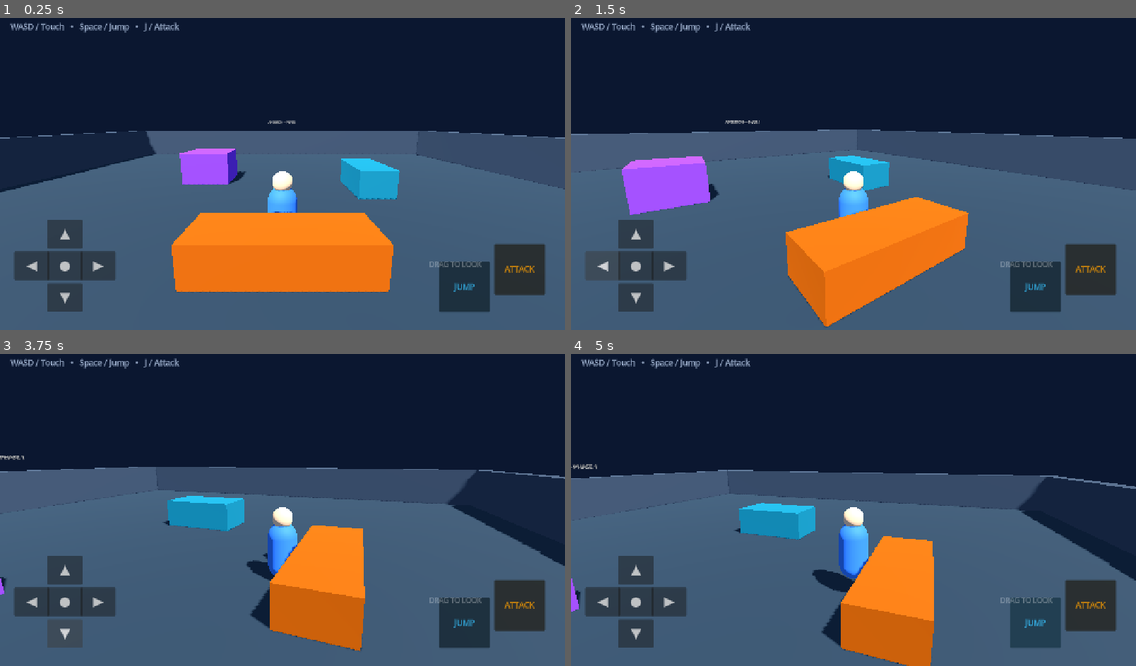
Above: before the commit, frames 1-4 (two rows, left to right).
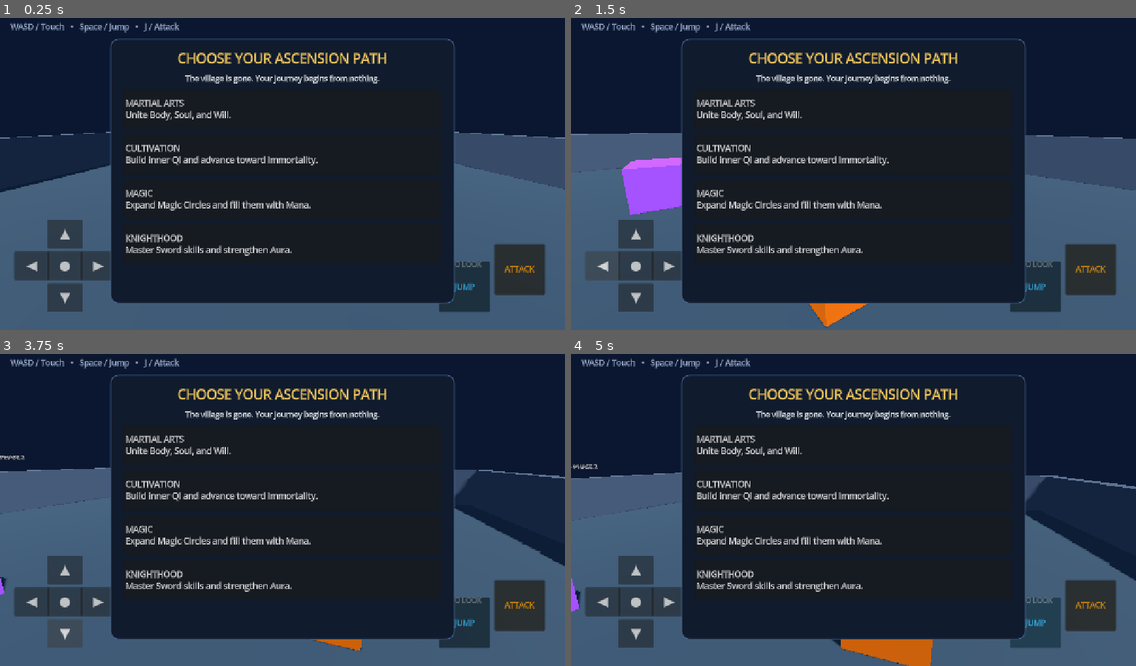
Above: after the commit, the same moments.

Repository: Hamody44/convergence-of-worlds
Game: Godot game, scene res://scenes/main.tscn
Two runs of this game, one before a commit and one after it. Both use one fixed random seed, a clock stepped at 60 frames per second and the inputs below.
Inputs:
- Up to frame 1 (0.25 s): no input
- Up to frame 2 (1.5 s): click "▲" at 0.5 s; click "◀" at 1.25 s
- Up to frame 3 (3.75 s): click "●" at 2 s; click "▶" at 2.75 s; click "▼" at 3.5 s
- Up to frame 4 (5 s): click "JUMP" at 4.25 s

The runs differ from the first frame. In frame 1, 35% of the frame differs, in the area x 19-81%, y 6-92%; in frame 2, 35%; in frame 3, 35%; in frame 4, 34%.

Commit message:
Add Phase 2 path selection and Soul Tree UI

Diff:
--- a/project.godot
+++ b/project.godot
@@ -45,6 +45,10 @@
 "deadzone": 0.5,
 "events": [Object(InputEventKey,"physical_keycode":74,"unicode":106), Object(InputEventMouseButton,"button_index":1)]
 }
+toggle_soul_tree={
+"deadzone": 0.5,
+"events": [Object(InputEventKey,"physical_keycode":75,"unicode":107)]
+}
 
 [layer_names]
 3d_physics/layer_1="World"
--- a/scripts/main.gd
+++ b/scripts/main.gd
@@ -3,6 +3,7 @@
 const PLAYER_SCRIPT := preload("res://scripts/player.gd")
 const STATS_SCRIPT := preload("res://scripts/player_stats.gd")
 const TOUCH_UI_SCRIPT := preload("res://ui/touch_ui.gd")
+const PROGRESSION_UI_SCRIPT := preload("res://ui/progression_ui.gd")
 
 var player: ActionRPGPlayer
 
@@ -10,6 +11,7 @@
 	_build_world()
 	_build_player()
 	_build_touch_ui()
+	_build_progression_ui()
 
 func _build_world() -> void:
 	var environment := WorldEnvironment.new()
@@ -40,7 +42,7 @@
 	_make_box("ObstacleC", Vector3(0.0, 0.6, 7.0), Vector3(5.0, 1.2, 2.0), Color("#b45309"))
 
 	var label := Label3D.new()
-	label.text = "ASCENSION — PHASE 1"
+	label.text = "ASCENSION — PHASE 2"
 	label.position = Vector3(0.0, 4.0, -10.0)
 	label.font_size = 48
 	label.modulate = Color("#f8fafc")
@@ -63,13 +65,19 @@
 	touch_ui.attack_pressed.connect(_on_touch_attack_pressed)
 	touch_ui.camera_dragged.connect(_on_camera_dragged)
 
+func _build_progression_ui() -> void:
+	var progression_ui: ProgressionUI = PROGRESSION_UI_SCRIPT.new()
+	progression_ui.name = "ProgressionUI"
+	progression_ui.player = player
+	add_child(progression_ui)
+
 func _on_touch_movement_changed(value: Vector2) -> void:
 	if is_instance_valid(player):
 		player.touch_move = value
 
 func _on_touch_jump_pressed() -> void:
 	if is_instance_valid(player) and player.is_on_floor():
-		player.velocity.y = player.JUMP_VELOCITY
+		player.velocity.y = player.current_jump_velocity
 
 func _on_touch_attack_pressed() -> void:
 	if is_instance_valid(player):
--- a/scripts/player.gd
+++ b/scripts/player.gd
@@ -3,16 +3,18 @@
 
 @export var stats: PlayerStats = PlayerStats.new()
 
-const JUMP_VELOCITY: float = 7.0
 const CAMERA_DISTANCE: float = 7.5
 const CAMERA_HEIGHT: float = 2.4
 const CAMERA_SENSITIVITY: float = 0.012
+const BASE_JUMP_VELOCITY: float = 7.0
 
 var touch_move: Vector2 = Vector2.ZERO
 var camera_yaw: float = 0.0
 var camera_pitch: float = -0.20
 var attack_cooldown: float = 0.0
 var attack_flash_time: float = 0.0
+var current_jump_velocity: float = BASE_JUMP_VELOCITY
+var attack_interval: float = 0.42
 
 var visual: MeshInstance3D
 var camera_rig: Node3D
@@ -23,6 +25,9 @@
 func _ready() -> void:
 	_build_player_nodes()
 	_apply_camera_rotation()
+	if stats != null:
+		stats.stat_changed.connect(_on_stat_changed)
+		_sync_derived_stats()
 
 func _build_player_nodes() -> void:
 	collision_layer = 2
@@ -110,7 +115,7 @@
 
 	if is_on_floor():
 		if Input.is_action_just_pressed("jump"):
-			velocity.y = JUMP_VELOCITY
+			velocity.y = current_jump_velocity
 	else:
 		velocity.y -= get_gravity().length() * delta
 
@@ -129,15 +134,24 @@
 func basic_attack() -> void:
 	if attack_cooldown > 0.0:
 		return
-	attack_cooldown = 0.42
+	attack_cooldown = attack_interval
 	attack_flash_time = 0.22
-	# Phase 1 intentionally has no enemies; this is the attack foundation.
 	stats.sword_skill += 0.1
 
 func rotate_camera_by(delta_pixels: Vector2) -> void:
 	camera_yaw -= delta_pixels.x * CAMERA_SENSITIVITY
 	camera_pitch = clampf(camera_pitch - delta_pixels.y * CAMERA_SENSITIVITY, -0.95, 0.35)
 	_apply_camera_rotation()
+
+func _on_stat_changed(_stat_name: String, _new_value: int) -> void:
+	_sync_derived_stats()
+
+func _sync_derived_stats() -> void:
+	if stats == null:
+		return
+	current_jump_velocity = BASE_JUMP_VELOCITY + float(maxi(stats.agility - 1, 0)) * 0.4
+	attack_interval = maxf(0.16, 0.42 - float(maxi(stats.agility - 1, 0)) * 0.025)
+	# Movement speed is read from stats every physics frame, so Speed is immediate.
 
 func _apply_camera_rotation() -> void:
 	if camera_rig == null:
--- a/scripts/player_stats.gd
+++ b/scripts/player_stats.gd
@@ -2,6 +2,11 @@
 extends Resource
 
 ## Shared progression foundation for all four Ascension paths.
+signal path_selected(path: Path)
+signal stat_changed(stat_name: String, new_value: int)
+signal soul_points_changed(new_value: int)
+signal skill_changed(skill_id: String, unlocked: bool)
+
 enum Path {
 	NONE,
 	MARTIAL_ARTS,
@@ -46,8 +51,19 @@
 const BASE_MOVE_SPEED: float = 5.0
 const SPEED_PER_POINT: float = 0.35
 
+var unlocked_skills: Dictionary = {}
+
 func get_move_speed() -> float:
 	return BASE_MOVE_SPEED + float(maxi(speed - 1, 0)) * SPEED_PER_POINT
+
+func choose_path(new_path: Path) -> bool:
+	if chosen_path != Path.NONE or new_path == Path.NONE:
+		return false
+	chosen_path = new_path
+	soul_points = 3
+	path_selected.emit(chosen_path)
+	soul_points_changed.emit(soul_points)
+	return true
 
 func add_experience(amount: int) -> void:
 	if amount <= 0:
@@ -58,6 +74,11 @@
 		level += 1
 		soul_points += 1
 		experience_to_next_level = 100 + (level - 1) * 35
+	soul_points_changed.emit(soul_points)
+
+func add_test_soul_point() -> void:
+	soul_points += 1
+	soul_points_changed.emit(soul_points)
 
 func spend_soul_point(stat_name: String) -> bool:
 	if soul_points <= 0:
@@ -66,4 +87,92 @@
 		return false
 	set(stat_name, int(get(stat_name)) + 1)
 	soul_points -= 1
+	stat_changed.emit(stat_name, int(get(stat_name)))
+	soul_points_changed.emit(soul_points)
 	return true
+
+func unlock_skill(skill_id: String) -> bool:
+	var definition: Dictionary = get_skill_definition(skill_id)
+	if definition.is_empty() or is_skill_unlocked(skill_id):
+		return false
+	var cost: int = int(definition.get("cost", 1))
+	if soul_points < cost:
+		return false
+	soul_points -= cost
+	unlocked_skills[skill_id] = true
+	skill_changed.emit(skill_id, true)
+	soul_points_changed.emit(soul_points)
+	return true
+
+func is_skill_unlocked(skill_id: String) -> bool:
+	return bool(unlocked_skills.get(skill_id, false))
+
+func get_path_name() -> String:
+	match chosen_path:
+		Path.MARTIAL_ARTS:
+			return "Martial Arts"
+		Path.CULTIVATION:
+			return "Cultivation"
+		Path.MAGIC:
+			return "Magic"
+		Path.KNIGHTHOOD:
+			return "Knighthood"
+	return "Unchosen"
+
+func get_path_description(path_value: Path) -> String:
+	match path_value:
+		Path.MARTIAL_ARTS:
+			return "Unite Body, Soul, and Will."
+		Path.CULTIVATION:
+			return "Build inner Qi and advance toward immortality."
+		Path.MAGIC:
+			return "Expand Magic Circles and fill them with Mana."
+		Path.KNIGHTHOOD:
+			return "Master Sword skills and strengthen Aura."
+	return "A lone mortal must choose a destiny."
+
+func get_path_metric() -> String:
+	match chosen_path:
+		Path.MARTIAL_ARTS:
+			return "Body-Soul-Will Sync: %d%%" % roundi(body_soul_will_sync)
+		Path.CULTIVATION:
+			return "Realm: %d  |  Qi: %.0f" % [cultivation_realm, qi]
+		Path.MAGIC:
+			return "Circles: %d  |  Mana: %.0f / %.0f" % [magic_circles, mana, maximum_mana]
+		Path.KNIGHTHOOD:
+			return "Aura Level: %d  |  Aura: %.0f" % [knight_rank, aura]
+	return "Path: Unchosen"
+
+func get_skill_definitions() -> Array[Dictionary]:
+	match chosen_path:
+		Path.MARTIAL_ARTS:
+			return [
+				{"id": "iron_body", "name": "Iron Body", "description": "Increase physical resilience.", "cost": 1},
+				{"id": "soul_palm", "name": "Soul Palm", "description": "Focus Soul power into attacks.", "cost": 1},
+				{"id": "will_breaker", "name": "Will Breaker", "description": "Break through enemy resolve.", "cost": 2}
+			]
+		Path.CULTIVATION:
+			return [
+				{"id": "qi_gathering", "name": "Qi Gathering", "description": "Gather inner Qi more efficiently.", "cost": 1},
+				{"id": "spirit_step", "name": "Spirit Step", "description": "Move with a lighter spirit.", "cost": 1},
+				{"id": "immortal_sword_qi", "name": "Immortal Sword Qi", "description": "Shape Qi into sword power.", "cost": 2}
+			]
+		Path.MAGIC:
+			return [
+				{"id": "mana_bolt", "name": "Mana Bolt", "description": "Release a focused Mana projectile.", "cost": 1},
+				{"id": "second_circle", "name": "Second Circle", "description": "Unlock a second Magic Circle.", "cost": 1},
+				{"id": "arcane_shield", "name": "Arcane Shield", "description": "Form a protective arcane barrier.", "cost": 2}
+			]
+		Path.KNIGHTHOOD:
+			return [
+				{"id": "aura_slash", "name": "Aura Slash", "description": "Extend a strike with Aura.", "cost": 1},
+				{"id": "knight_dash", "name": "Knight Dash", "description": "Dash with disciplined force.", "cost": 1},
+				{"id": "golden_aura", "name": "Golden Aura", "description": "Awaken a golden defensive Aura.", "cost": 2}
+			]
+	return []
+
+func get_skill_definition(skill_id: String) -> Dictionary:
+	for definition: Dictionary in get_skill_definitions():
+		if String(definition.get("id", "")) == skill_id:
+			return definition
+	return {}
--- /dev/null
+++ b/ui/progression_ui.gd
@@ -0,0 +1,288 @@
+class_name ProgressionUI
+extends CanvasLayer
+
+var player: ActionRPGPlayer
+var stats: PlayerStats
+var path_panel: PanelContainer
+var soul_panel: PanelContainer
+var soul_tree_button: Button
+var header_label: Label
+var soul_points_label: Label
+var stats_container: VBoxContainer
+var skills_container: VBoxContainer
+var toast_label: Label
+var stat_value_labels: Dictionary = {}
+var skill_buttons: Dictionary = {}
+
+const PANEL_COLOR := Color("#101b2d")
+const CARD_COLOR := Color("#1c2d47")
+const ACCENT_COLOR := Color("#f4c95d")
+
+func _ready() -> void:
+	stats = player.stats
+	stats.path_selected.connect(_on_path_selected)
+	stats.stat_changed.connect(_on_stat_changed)
+	stats.soul_points_changed.connect(_on_soul_points_changed)
+	stats.skill_changed.connect(_on_skill_changed)
+	_build_hud_button()
+	_build_path_panel()
+	_build_soul_panel()
+	if stats.chosen_path == PlayerStats.Path.NONE:
+		path_panel.visible = true
+		soul_tree_button.visible = false
+	else:
+		path_panel.visible = false
+		soul_tree_button.visible = true
+		_refresh_soul_panel()
+
+func _build_hud_button() -> void:
+	soul_tree_button = Button.new()
+	soul_tree_button.name = "SoulTreeButton"
+	soul_tree_button.text = "SOUL TREE  [K]"
+	soul_tree_button.set_anchors_preset(Control.PRESET_TOP_RIGHT)
+	soul_tree_button.position = Vector2(-230.0, 24.0)
+	soul_tree_button.size = Vector2(205.0, 64.0)
+	soul_tree_button.custom_minimum_size = Vector2(205.0, 64.0)
+	soul_tree_button.add_theme_font_size_override("font_size", 20)
+	soul_tree_button.focus_mode = Control.FOCUS_NONE
+	soul_tree_button.pressed.connect(_toggle_soul_panel)
+	add_child(soul_tree_button)
+
+func _build_path_panel() -> void:
+	path_panel = PanelContainer.new()
+	path_panel.name = "PathSelectionPanel"
+	path_panel.set_anchors_preset(Control.PRESET_CENTER)
+	path_panel.position = Vector2(-390.0, -300.0)
+	path_panel.size = Vector2(780.0, 600.0)
+	path_panel.add_theme_stylebox_override("panel", _make_panel_style(PANEL_COLOR, 18))
+	add_child(path_panel)
+
+	var margin := MarginContainer.new()
+	margin.add_theme_constant_override("margin_left", 28)
+	margin.add_theme_constant_override("margin_right", 28)
+	margin.add_theme_constant_override("margin_top", 22)
+	margin.add_theme_constant_override("margin_bottom", 22)
+	path_panel.add_child(margin)
+	var content := VBoxContainer.new()
+	content.add_theme_constant_override("separation", 12)
+	margin.add_child(content)
+	var title := Label.new()
+	title.text = "CHOOSE YOUR ASCENSION PATH"
+	title.horizontal_alignment = HORIZONTAL_ALIGNMENT_CENTER
+	title.add_theme_color_override("font_color", ACCENT_COLOR)
+	title.add_theme_font_size_override("font_size", 30)
+	content.add_child(title)
+	var subtitle := Label.new()
+	subtitle.text = "The village is gone. Your journey begins from nothing."
+	subtitle.horizontal_alignment = HORIZONTAL_ALIGNMENT_CENTER
+	subtitle.add_theme_font_size_override("font_size", 17)
+	content.add_child(subtitle)
+	var scroll := ScrollContainer.new()
+	scroll.size_flags_vertical = Control.SIZE_EXPAND_FILL
+	content.add_child(scroll)
+	var cards := VBoxContainer.new()
+	cards.add_theme_constant_override("separation", 10)
+	cards.size_flags_horizontal = Control.SIZE_EXPAND_FILL
+	scroll.add_child(cards)
+	_add_path_card(cards, PlayerStats.Path.MARTIAL_ARTS, "MARTIAL ARTS", "Unite Body, Soul, and Will.")
+	_add_path_card(cards, PlayerStats.Path.CULTIVATION, "CULTIVATION", "Build inner Qi and advance toward immortality.")
+	_add_path_card(cards, PlayerStats.Path.MAGIC, "MAGIC", "Expand Magic Circles and fill them with Mana.")
+	_add_path_card(cards, PlayerStats.Path.KNIGHTHOOD, "KNIGHTHOOD", "Master Sword skills and strengthen Aura.")
+
+func _add_path_card(parent: VBoxContainer, path_value: PlayerStats.Path, title_text: String, description: String) -> void:
+	var card := Button.new()
+	card.text = "%s\n%s" % [title_text, description]
+	card.custom_minimum_size = Vector2(0.0, 92.0)
+	card.size_flags_horizontal = Control.SIZE_EXPAND_FILL
+	card.alignment = HORIZONTAL_ALIGNMENT_LEFT
+	card.add_theme_font_size_override("font_size", 19)
+	card.focus_mode = Control.FOCUS_NONE
+	card.pressed.connect(func() -> void: _select_path(path_value))
+	parent.add_child(card)
+
+func _build_soul_panel() -> void:
+	soul_panel = PanelContainer.new()
+	soul_panel.name = "SoulTreePanel"
+	soul_panel.set_anchors_preset(Control.PRESET_CENTER)
+	soul_panel.position = Vector2(-470.0, -330.0)
+	soul_panel.size = Vector2(940.0, 660.0)
+	soul_panel.add_theme_stylebox_override("panel", _make_panel_style(PANEL_COLOR, 18))
+	soul_panel.visible = false
+	add_child(soul_panel)
+
+	var margin := MarginContainer.new()
+	margin.add_theme_constant_override("margin_left", 26)
+	margin.add_theme_constant_override("margin_right", 26)
+	margin.add_theme_constant_override("margin_top", 20)
+	margin.add_theme_constant_override("margin_bottom", 20)
+	soul_panel.add_child(margin)
+	var content := VBoxContainer.new()
+	content.add_theme_constant_override("separation", 10)
+	margin.add_child(content)
+	var title_row := HBoxContainer.new()
+	content.add_child(title_row)
+	header_label = Label.new()
+	header_label.size_flags_horizontal = Control.SIZE_EXPAND_FILL
+	header_label.add_theme_color_override("font_color", ACCENT_COLOR)
+	header_label.add_theme_font_size_override("font_size", 23)
+	title_row.add_child(header_label)
+	var close_button := Button.new()
+	close_button.text = "CLOSE"
+	close_button.custom_minimum_size = Vector2(110.0, 52.0)
+	close_button.focus_mode = Control.FOCUS_NONE
+	close_button.pressed.connect(func() -> void: soul_panel.visible = false)
+	title_row.add_child(close_button)
+
+	soul_points_label = Label.new()
+	soul_points_label.add_theme_font_size_override("font_size", 21)
+	content.add_child(soul_points_label)
+	var scroll := ScrollContainer.new()
+	scroll.size_flags_vertical = Control.SIZE_EXPAND_FILL
+	content.add_child(scroll)
+	var scroll_content := VBoxContainer.new()
+	scroll_content.size_flags_horizontal = Control.SIZE_EXPAND_FILL
+	scroll_content.add_theme_constant_override("separation", 8)
+	scroll.add_child(scroll_content)
+	var stats_title := Label.new()
+	stats_title.text = "CORE SOUL TREE STATS"
+	stats_title.add_theme_color_override("font_color", ACCENT_COLOR)
+	stats_title.add_theme_font_size_override("font_size", 19)
+	scroll_content.add_child(stats_title)
+	stats_container = VBoxContainer.new()
+	stats_container.add_theme_constant_override("separation", 6)
+	scroll_content.add_child(stats_container)
+	for stat_name: String in ["strength", "wisdom", "agility", "speed", "willpower"]:
+		_add_stat_row(stat_name)
+	var skills_title := Label.new()
+	skills_title.text = "PATH-SPECIFIC SKILLS"
+	skills_title.add_theme_color_override("font_color", ACCENT_COLOR)
+	skills_title.add_theme_font_size_override("font_size", 19)
+	scroll_content.add_child(skills_title)
+	skills_container = VBoxContainer.new()
+	skills_container.add_theme_constant_override("separation", 6)
+	scroll_content.add_child(skills_container)
+	var test_button := Button.new()
+	test_button.text = "+1 SOUL POINT (TEST)"
+	test_button.custom_minimum_size = Vector2(0.0, 54.0)
+	test_button.focus_mode = Control.FOCUS_NONE
+	test_button.pressed.connect(func() -> void: stats.add_test_soul_point())
+	content.add_child(test_button)
+	toast_label = Label.new()
+	toast_label.horizontal_alignment = HORIZONTAL_ALIGNMENT_CENTER
+	toast_label.add_theme_color_override("font_color", Color("#a7f3d0"))
+	content.add_child(toast_label)
+
+func _add_stat_row(stat_name: String) -> void:
+	var row := HBoxContainer.new()
+	row.custom_minimum_size = Vector2(0.0, 58.0)
+	var label := Label.new()
+	label.text = stat_name.capitalize()
+	label.size_flags_horizontal = Control.SIZE_EXPAND_FILL
+	label.vertical_alignment = VERTICAL_ALIGNMENT_CENTER
+	label.add_theme_font_size_override("font_size", 18)
+	row.add_child(label)
+	var value_label := Label.new()
+	value_label.text = "1"
+	value_label.custom_minimum_size = Vector2(60.0, 0.0)
+	value_label.horizontal_alignment = HORIZONTAL_ALIGNMENT_CENTER
+	value_label.vertical_alignment = VERTICAL_ALIGNMENT_CENTER
+	value_label.add_theme_font_size_override("font_size", 21)
+	row.add_child(value_label)
+	stat_value_labels[stat_name] = value_label
+	var plus_button := Button.new()
+	plus_button.text = "+"
+	plus_button.custom_minimum_size = Vector2(64.0, 54.0)
+	plus_button.add_theme_font_size_override("font_size", 28)
+	plus_button.focus_mode = Control.FOCUS_NONE
+	plus_button.pressed.connect(func() -> void: _spend_stat(stat_name))
+	row.add_child(plus_button)
+	stats_container.add_child(row)
+
+func _select_path(path_value: PlayerStats.Path) -> void:
+	if stats.choose_path(path_value):
+		path_panel.visible = false
+		soul_tree_button.visible = true
+		_show_toast("Path chosen. Your Soul Tree is now unlocked.")
+
+func _on_path_selected(_path_value: PlayerStats.Path) -> void:
+	_refresh_soul_panel()
+
+func _toggle_soul_panel() -> void:
+	if stats.chosen_path == PlayerStats.Path.NONE:
+		return
+	soul_panel.visible = not soul_panel.visible
+	if soul_panel.visible:
+		_refresh_soul_panel()
+
+func _unhandled_input(event: InputEvent) -> void:
+	if event.is_action_pressed("toggle_soul_tree"):
+		_toggle_soul_panel()
+
+func _spend_stat(stat_name: String) -> void:
+	if stats.spend_soul_point(stat_name):
+		_show_toast("%s increased." % stat_name.capitalize())
+	else:
+		_show_toast("Not enough Soul Points.")
+	_refresh_soul_panel()
+
+func _unlock_skill(skill_id: String) -> void:
+	if stats.unlock_skill(skill_id):
+		_show_toast("Skill unlocked.")
+	else:
+		_show_toast("Need more Soul Points or skill is already unlocked.")
+	_refresh_soul_panel()
+
+func _refresh_soul_panel() -> void:
+	if stats == null or header_label == null:
+		return
+	header_label.text = "%s  |  %s" % [stats.get_path_name(), stats.get_path_metric()]
+	soul_points_label.text = "Level: %d    |    Available Soul Points: %d" % [stats.level, stats.soul_points]
+	for stat_name: String in stat_value_labels:
+		stat_value_labels[stat_name].text = str(int(stats.get(stat_name)))
+	for child: Node in skills_container.get_children():
+		child.queue_free()
+	skill_buttons.clear()
+	for definition: Dictionary in stats.get_skill_definitions():
+		var skill_id: String = String(definition.get("id", ""))
+		var unlocked := stats.is_skill_unlocked(skill_id)
+		var button := Button.new()
+		var state := "UNLOCKED" if unlocked else "LOCKED"
+		var cost: int = int(definition.get("cost", 1))
+		button.text = "%s  |  %s  |  Cost: %d\n%s" % [String(definition.get("name", "Skill")), state, cost, String(definition.get("description", ""))]
+		button.custom_minimum_size = Vector2(0.0, 72.0)
+		button.alignment = HORIZONTAL_ALIGNMENT_LEFT
+		button.add_theme_font_size_override("font_size", 16)
+		button.focus_mode = Control.FOCUS_NONE
+		button.disabled = unlocked
+		button.pressed.connect(func() -> void: _unlock_skill(skill_id))
+		skills_container.add_child(button)
+		skill_buttons[skill_id] = button
+
+func _on_stat_changed(stat_name: String, new_value: int) -> void:
+	if stat_value_labels.has(stat_name):
+		stat_value_labels[stat_name].text = str(new_value)
+	_refresh_soul_panel()
+
+func _on_soul_points_changed(_new_value: int) -> void:
+	_refresh_soul_panel()
+
+func _on_skill_changed(_skill_id: String, _unlocked: bool) -> void:
+	_refresh_soul_panel()
+
+func _show_toast(message: String) -> void:
+	if toast_label == null:
+		return
+	toast_label.text = message
+	var timer := get_tree().create_timer(2.0)
+	timer.timeout.connect(func() -> void:
+		if is_instance_valid(toast_label):
+			toast_label.text = ""
+	)
+
+func _make_panel_style(color: Color, radius: int) -> StyleBoxFlat:
+	var style := StyleBoxFlat.new()
+	style.bg_color = color
+	style.border_color = Color("#45658f")
+	style.set_border_width_all(2)
+	style.set_corner_radius_all(radius)
+	return style
Not shown, added: ui/progression_ui.gd.uid
Not shown, changed: plan.md
